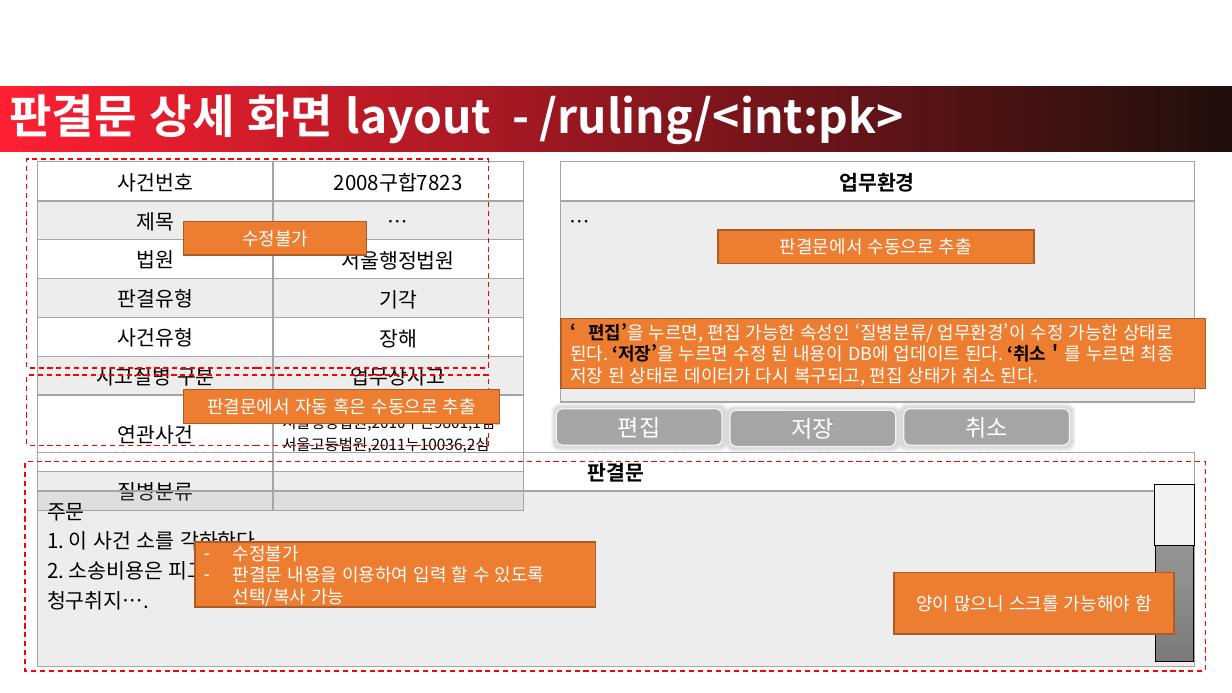
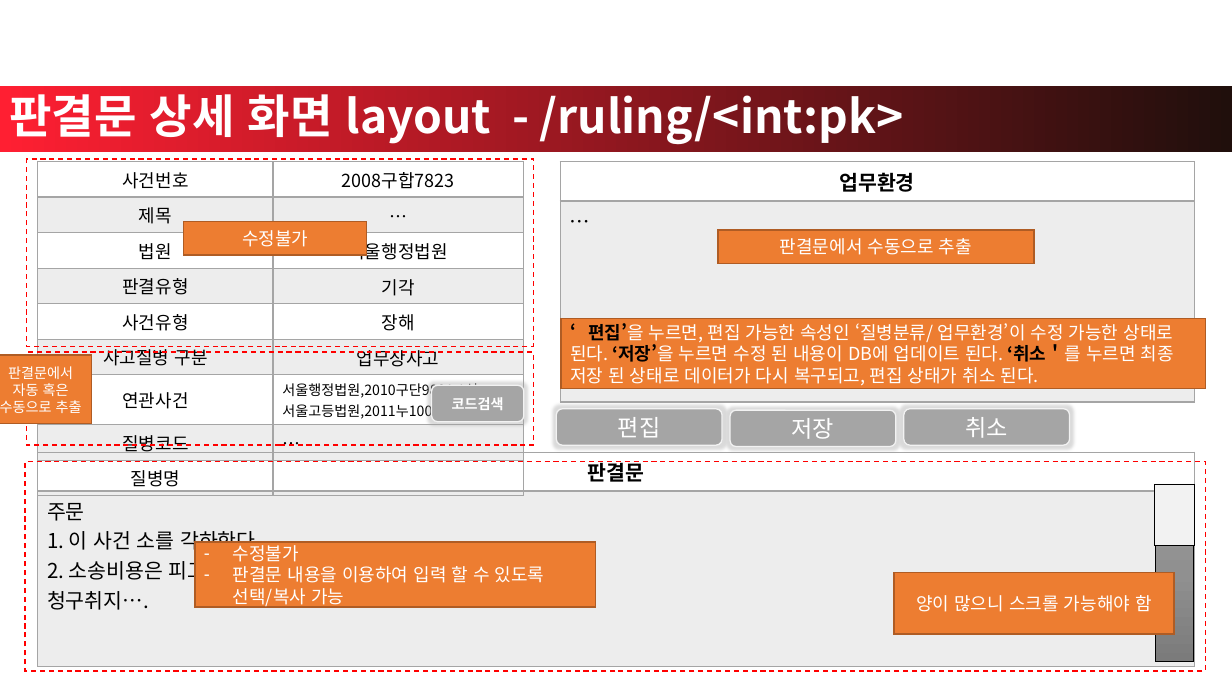
Before and after one commit to achimkoh/sanjae.crawler, a slide deck: slide 11 of Documents/c4k_query_ID_sentences.pptx. Drawn at 1232x693 pixels with LibreOffice and Linux fonts; fonts in the diff are those of the drawing; background and template pictures are left out. Boxes give left, top, right and bottom in pixels: in the first picture for what was removed or moved away, otherwise in the second. Text is boxed around its words. In the diff, an @@ line names an element or a change of style, - is before the commit and + after.

```diff
--- a/Documents/c4k_query_ID_sentences.pptx
+++ b/Documents/c4k_query_ID_sentences.pptx
@@ rectangle: place and size @@
-rectangle at box(27, 159, 489, 368)
+rectangle at box(27, 159, 533, 347)
@@ table at box(38, 162, 523, 495) @@
-row 8: 질병분류 | 
+row 8: 질병코드 | …
+row 9: 질병명 | 
@@ rectangle "판결문에서 자동 혹은 수동으로 추출": place and size @@
-rectangle "판결문에서 자동 혹은 수동으로 추출" at box(184, 390, 500, 423)
+rectangle "판결문에서 자동 혹은 수동으로 추출" at box(0, 355, 92, 423)
@@ rectangle "판결문에서 자동 혹은 수동으로 추출" at box(0, 355, 92, 423): size 14 to 11 pt @@
@@ rectangle: place and size @@
-rectangle at box(27, 375, 489, 445)
+rectangle at box(27, 352, 533, 445)
@@ rounded rectangle added at box(432, 385, 524, 421), fill #A5A5A5, outline #F2F2F2 1 pt, 11 pt, text #FFFFFF, bold @@
+코드검색
```
Also in this commit, not shown: 5 other slides changed, 1 slide added.
